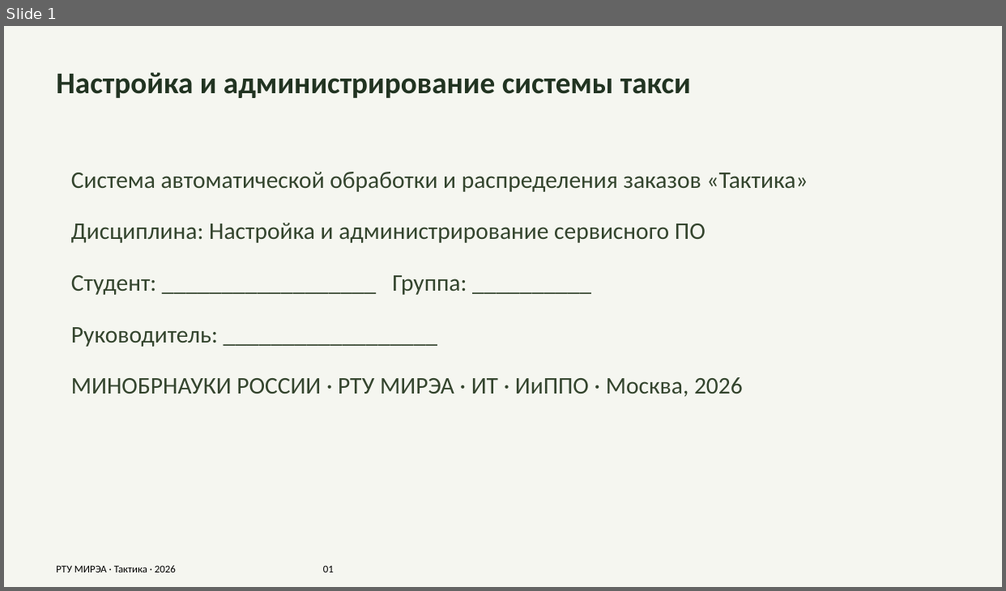
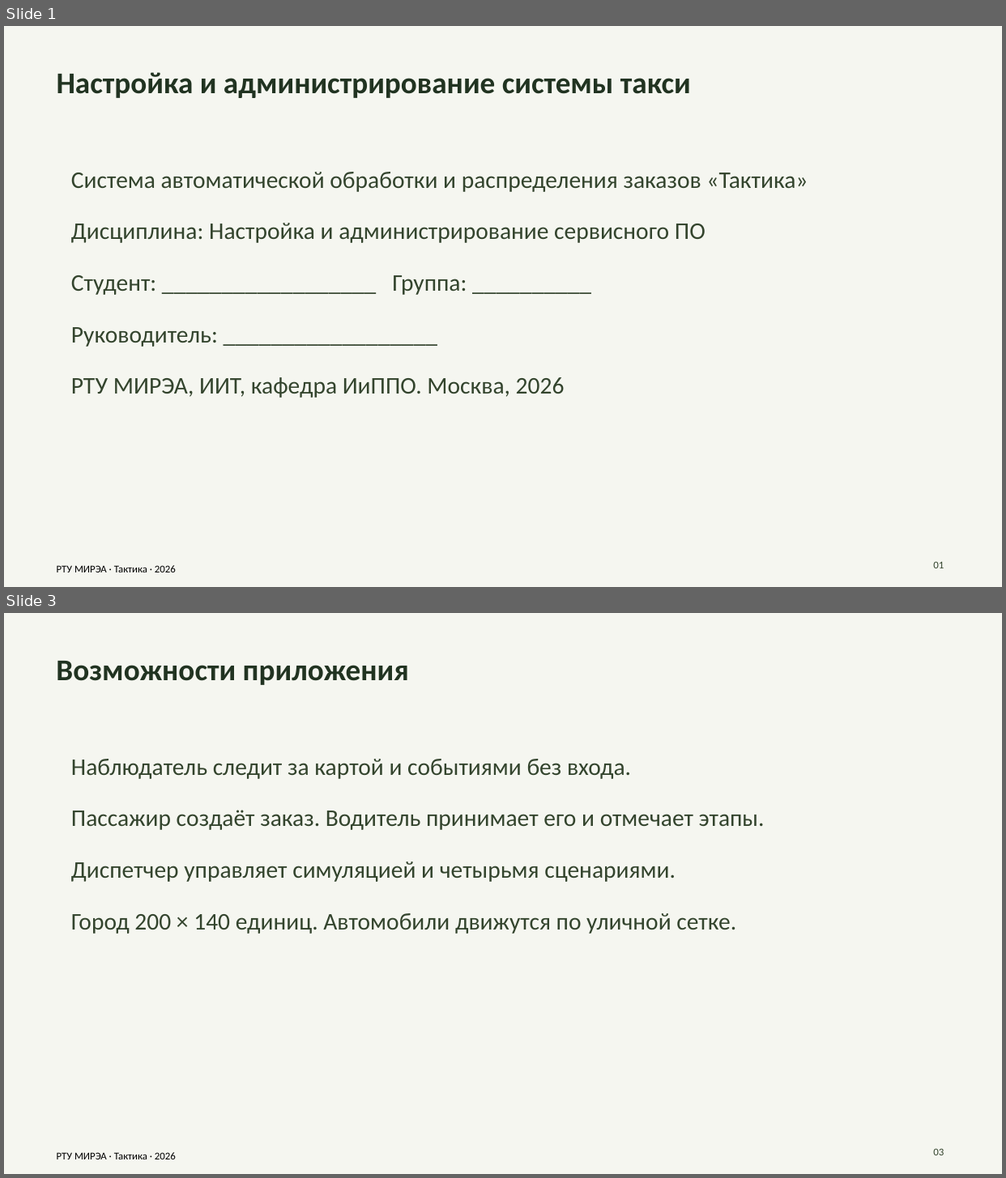
Before and after one commit to Alexey-UI/taxi-dispatch-coursework, a slide deck: report/output/Презентация_Тактика.pptx. Shown one above the other, each under a label of ours: slide 1 before the commit, slides 1 and 3 after it; the slides between them are not shown. The pictures are 1006x591 and 1006x1178 pixels, drawn with LibreOffice and Linux fonts; fonts in the diff are those of the drawing. Boxes give left, top, right and bottom in pixels: in the first picture for what was removed or moved away, otherwise in the second. Text is boxed around its words. In the diff, an @@ line names an element or a change of style, - is before the commit and + after.

```diff
--- a/report/output/Презентация_Тактика.pptx
+++ b/report/output/Презентация_Тактика.pptx
@@ slide 3 added at [4, 613, 1002, 1174], background #F5F6F0 @@
@@ text added at [56, 661, 409, 685], 29 pt, text #213321, bold @@
+Возможности приложения
@@ text added at [71, 759, 765, 934], 23 pt, text #33442D @@
+Наблюдатель следит за картой и событиями без входа.
+Пассажир создаёт заказ. Водитель принимает его и отмечает этапы.
+Диспетчер управляет симуляцией и четырьмя сценариями.
+Город 200 × 140 единиц. Автомобили движутся по уличной сетке.
@@ text added at [57, 1152, 176, 1160], 10 pt, text #000000 @@
+РТУ МИРЭА · Тактика · 2026
@@ text added at [933, 1148, 944, 1156], 10 pt, text #33442D @@
+03
@@ slide 1 changed as well @@
@@ text at [71, 378, 565, 398]: text changed @@
-МИНОБРНАУКИ РОССИИ · РТУ МИРЭА · ИТ · ИиППО · Москва, 2026
+РТУ МИРЭА, ИИТ, кафедра ИиППО. Москва, 2026
@@ text at [57, 565, 176, 573]: text changed @@
-РТУ МИРЭА · Тактика · 2026 01
+РТУ МИРЭА · Тактика · 2026
@@ text added at [933, 561, 944, 569], 10 pt, text #33442D @@
+01
```
Also in this commit, not shown: 1 other slide changed, 6 other slides added, 7 slides removed, 5 other files.
